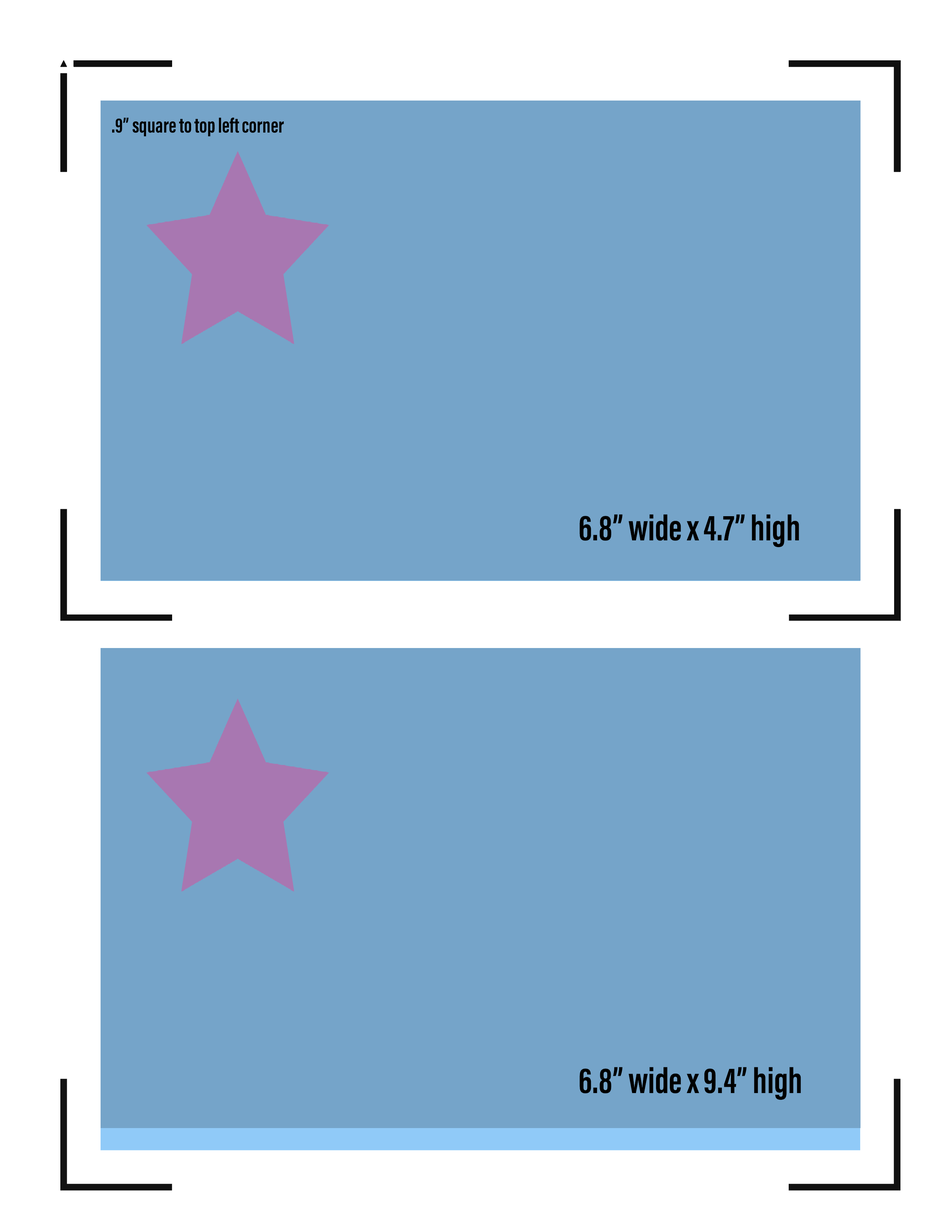
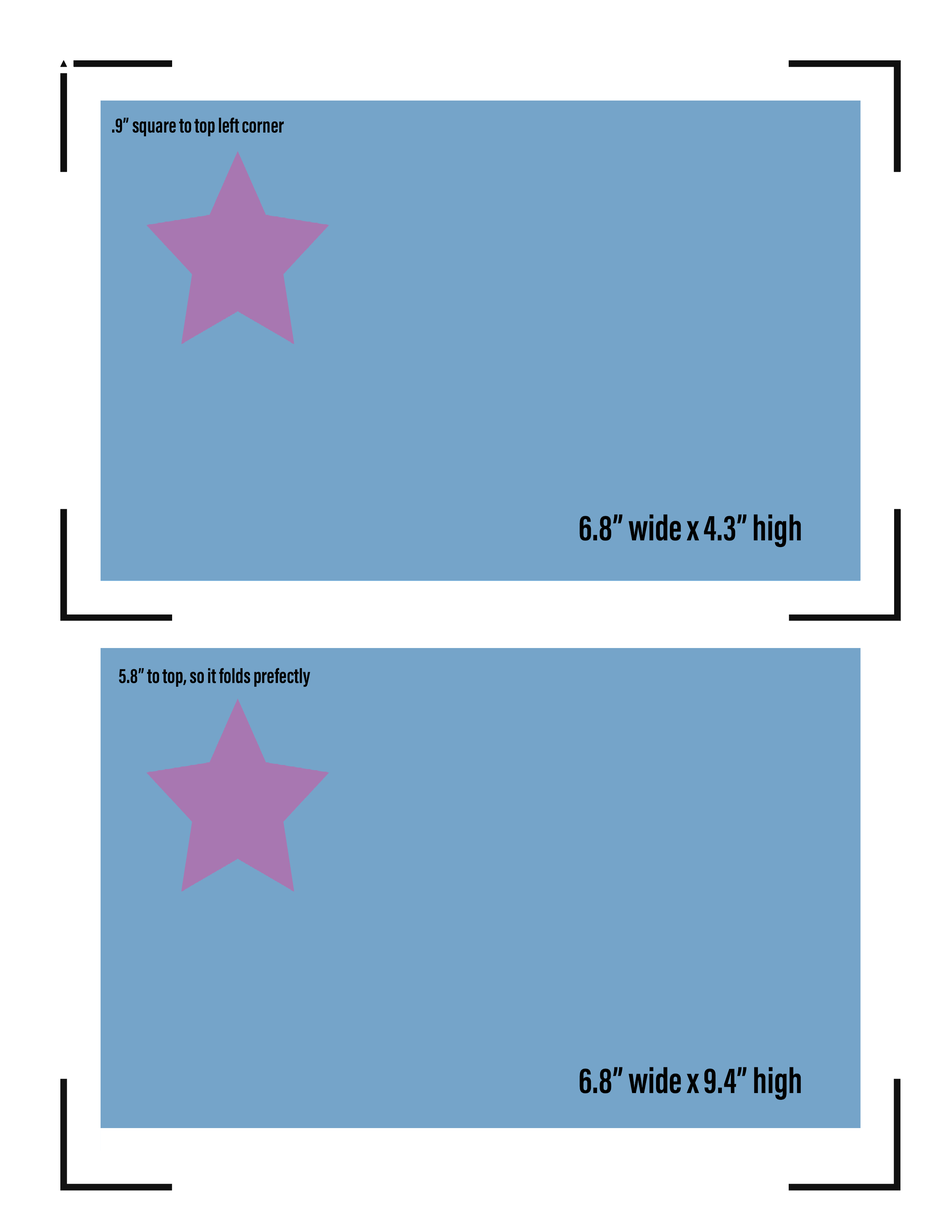
Layer changes from the first 950 × 1229 image to the second:
added layer "5.8” to top, so it folds prefectly" above ".9” square to top left corner" over [118, 667, 311, 688]
renamed "6.8” wide x 4.7” high" to "6.8” wide x 4.3” high", painted on it over [723, 514, 801, 548]
painted on "Layer 4" over [100, 1128, 861, 1151]
